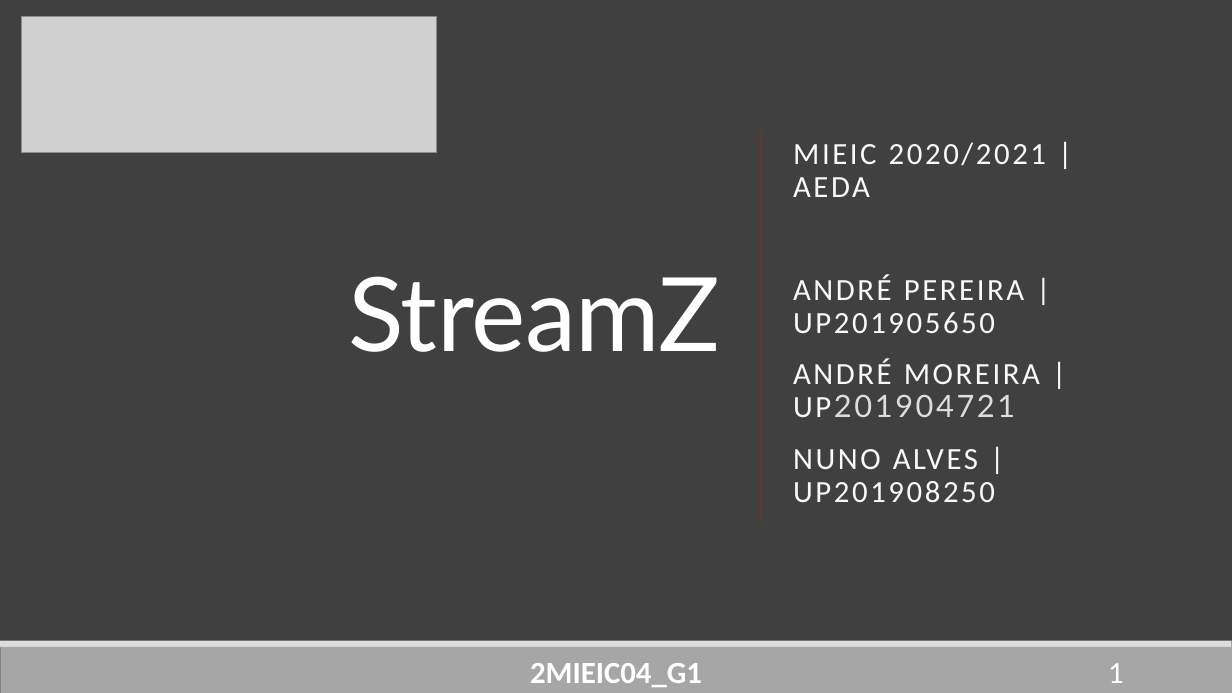
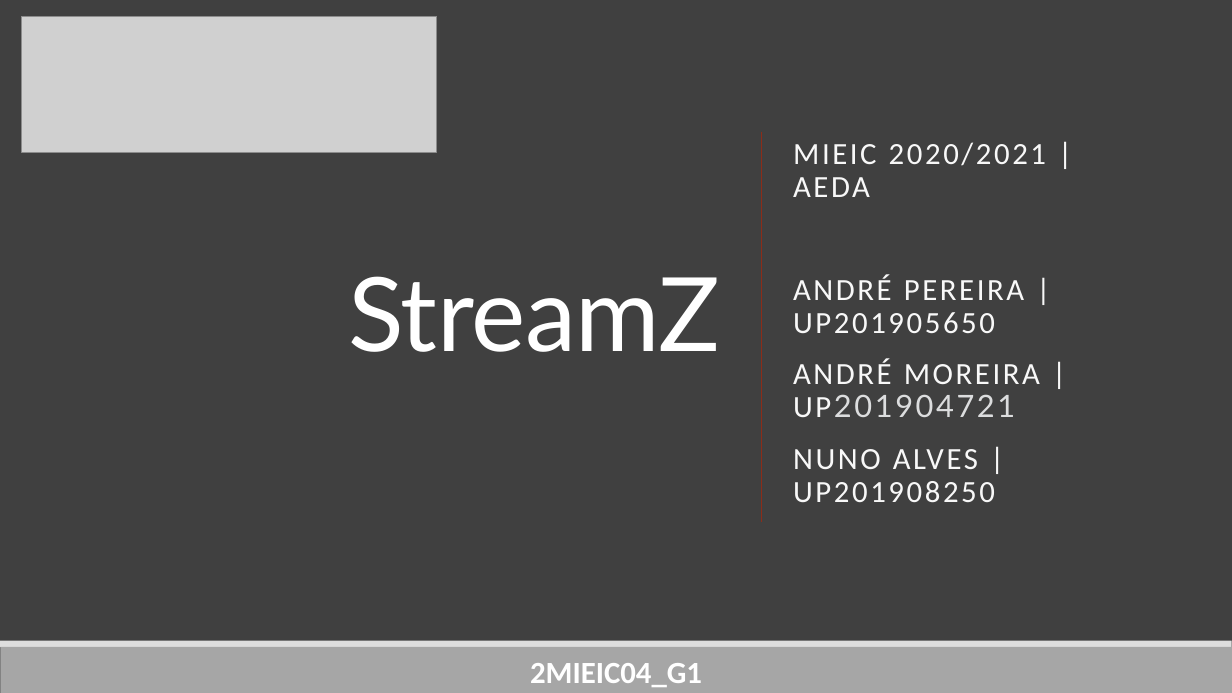
Before and after one commit to DoStini/FEUP-AEDA-proj, a slide deck: slide 1 of StreamZ_Apresentation4.pptx. Drawn at 1232x693 pixels with LibreOffice and Linux fonts; fonts in the diff are those of the drawing; grey boxes stand for pictures. Boxes give left, top, right and bottom in pixels: in the first picture for what was removed or moved away, otherwise in the second. Text is boxed around its words. In the diff, an @@ line names an element or a change of style, - is before the commit and + after.

```diff
--- a/StreamZ_Apresentation4.pptx
+++ b/StreamZ_Apresentation4.pptx
@@ page number removed at (1108, 663, 1124, 683) @@
-1
```
Also in this commit, not shown: 2 other slides changed.
